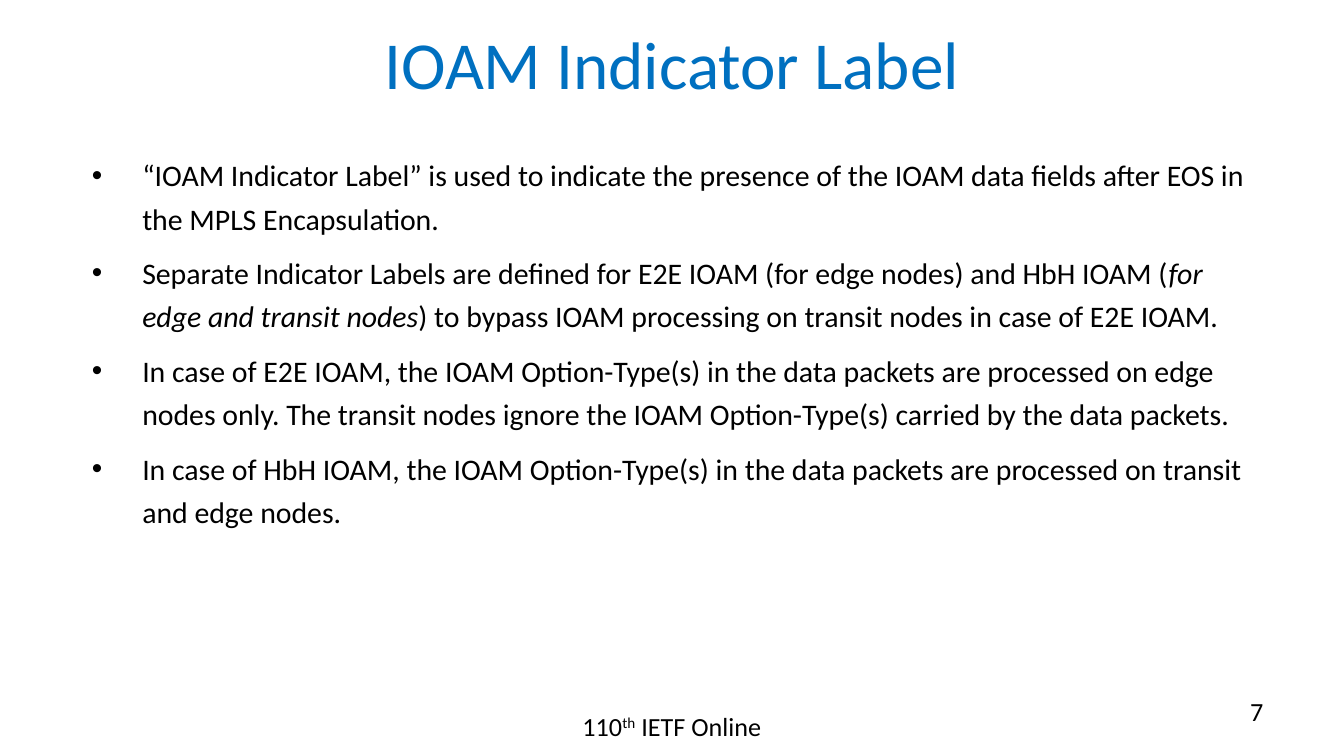
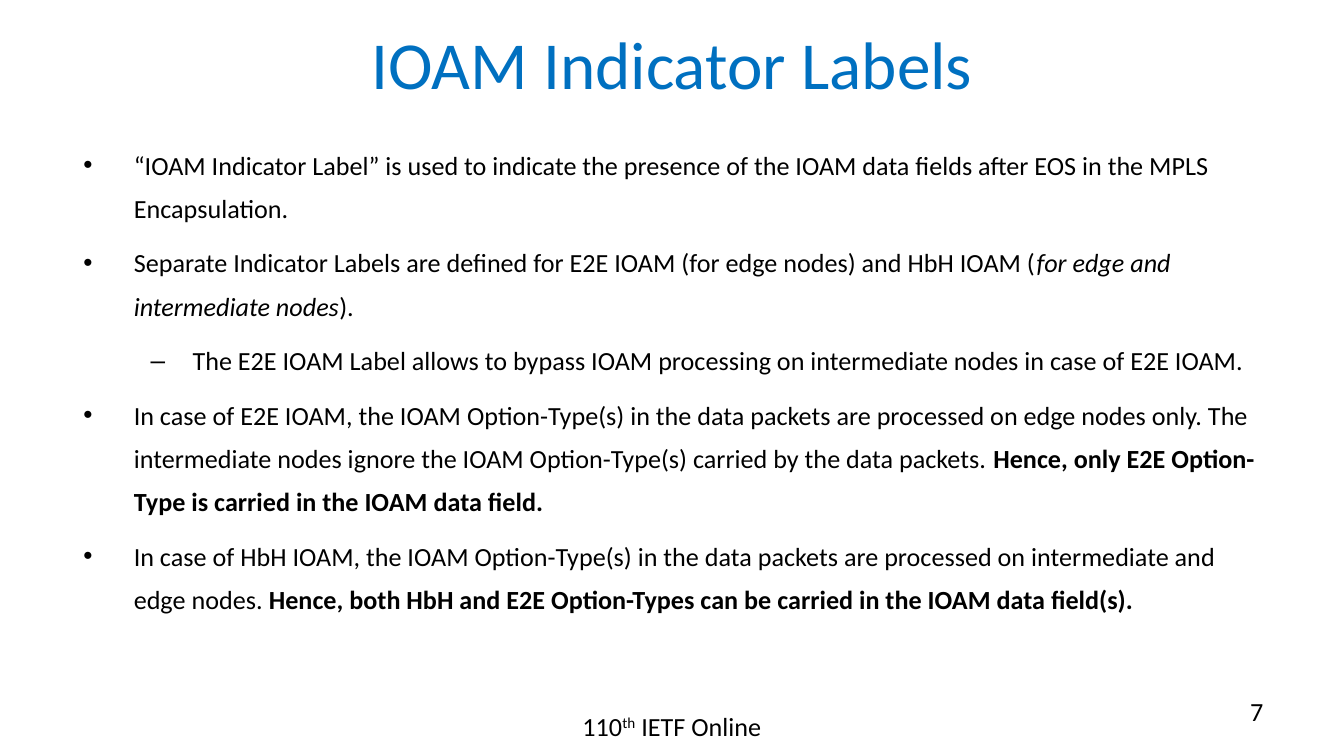
Before and after one commit to rakgandhi/ietf-slides, a slide deck: slide 7 of draft-gandhi-mpls-ioam-sr-05.pptx. Drawn at 1344x756 pixels with LibreOffice and Linux fonts; fonts in the diff are those of the drawing. Boxes give left, top, right and bottom in pixels: in the first picture for what was removed or moved away, otherwise in the second. Text is boxed around its words. In the diff, an @@ line names an element or a change of style, - is before the commit and + after.

```diff
--- a/draft-gandhi-mpls-ioam-sr-05.pptx
+++ b/draft-gandhi-mpls-ioam-sr-05.pptx
@@ title at (371,42,972,90): text changed @@
-IOAM Indicator Label
+IOAM Indicator Labels
@@ text "“IOAM Indicator Label” is used ...": place and size @@
-text "“IOAM Indicator Label” is used ..." at (142,164,1244,528)
+text "“IOAM Indicator Label” is used ..." at (134,156,1254,614)
@@ text at (134,156,1208,223): size 16 to 14 pt in "“IOAM Indicator Label” is used to indicate ..." @@
@@ text at (134,253,1254,614): text changed; size 16 to 14 pt @@
-• Separate Indicator Labels are defined for E2E IOAM (for edge nodes) and HbH IOAM (for edge and transit nodes) to bypass IOAM processing on transit nodes in case of E2E IOAM.
-• In case of E2E IOAM, the IOAM Option-Type(s) in the data packets are processed on edge nodes only. The transit nodes ignore the IOAM Option-Type(s) carried by the data packets.
-• In case of HbH IOAM, the IOAM Option-Type(s) in the data packets are processed on transit and edge nodes.
+• Separate Indicator Labels are defined for E2E IOAM (for edge nodes) and HbH IOAM (for edge and intermediate nodes).
+  – The E2E IOAM Label allows to bypass IOAM processing on intermediate nodes in case of E2E IOAM.
+• In case of E2E IOAM, the IOAM Option-Type(s) in the data packets are processed on edge nodes only. The intermediate nodes ignore the IOAM Option-Type(s) carried by the data packets. Hence, only E2E Option-Type is carried in the IOAM data field.
+• In case of HbH IOAM, the IOAM Option-Type(s) in the data packets are processed on intermediate and edge nodes. Hence, both HbH and E2E Option-Types can be carried in the IOAM data field(s).
```
Also in this commit, not shown: 19 other slides changed, 1 slide removed, 5 other files.
